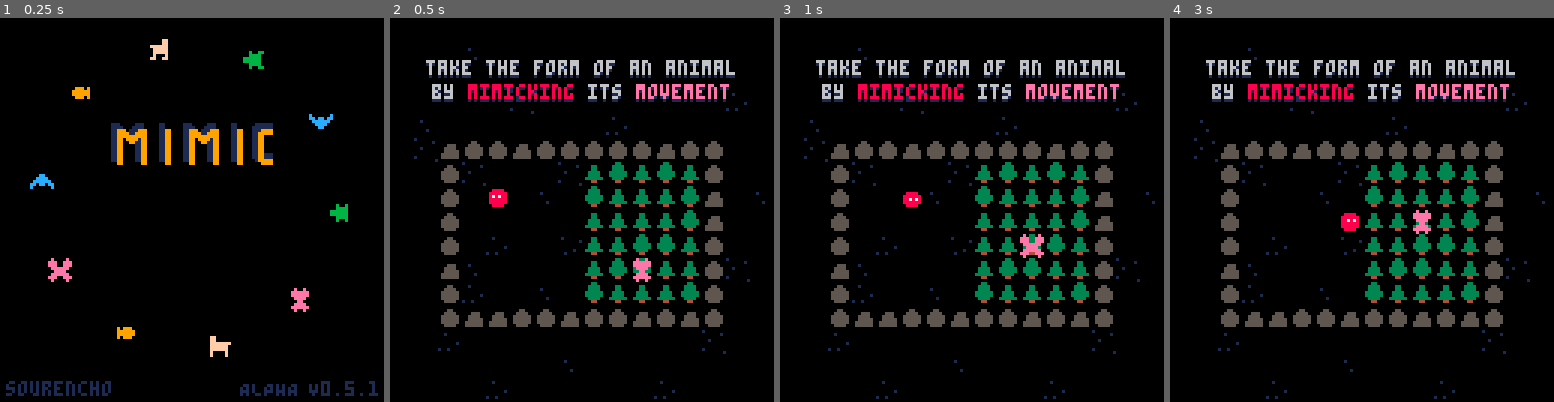
Above: before the commit, frames 1-4 (left to right).
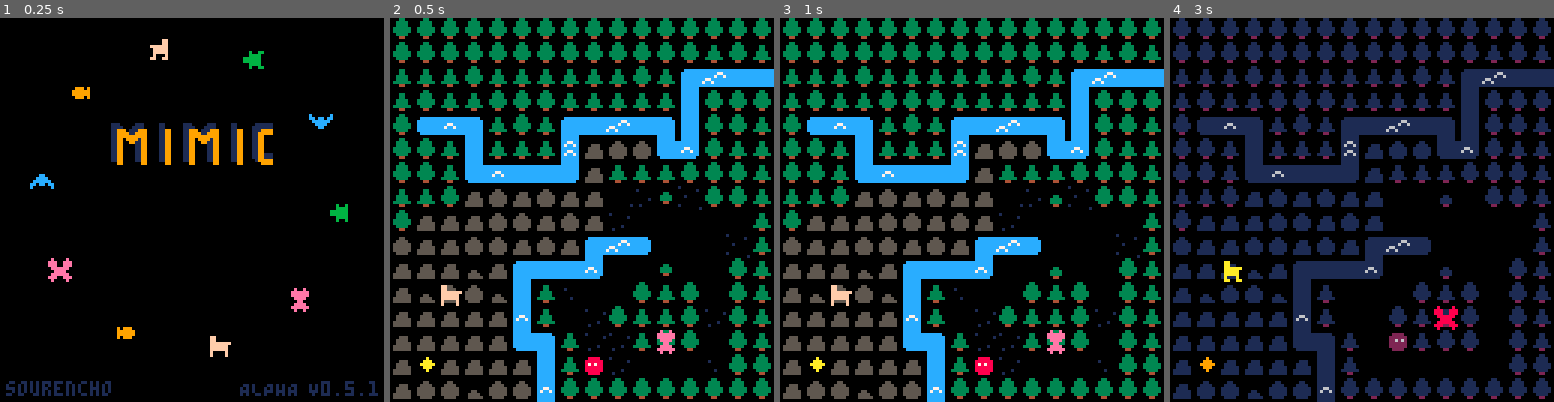
Above: after the commit, the same moments.

Repository: sourencho/mimic
Game: PICO-8 cartridge mimic.p8
Same seed, same stepped clock (60 frames per second), same inputs: the game is played once before the commit and once after it.
Inputs:
- Up to frame 1 (0.25 s): no input
- Up to frame 2 (0.5 s): tap X (X key) at 0.33 s
- Up to frame 3 (1 s): tap O (Z key) at 0.7 s
- Up to frame 4 (3 s): tap X (X key) at 1.07, 1.85, 2.97 s; hold Right 1.6-2.1 s; tap O (Z key) every 0.4 s from 1.7 to 2.9 s; hold Up 2.15-2.42 s; hold Right from 2.47 s (still down)

Frame 1 is identical in both runs. In frame 2, 43% of the frame differs, in the area x 0-100%, y 0-100%; in frame 3, 43%; in frame 4, 45%.

Commit message:
Replace level 6 with something less stuck prone and patch level 8

Diff:
--- a/mimic.p8
+++ b/mimic.p8
@@ -10,10 +10,10 @@
 
 -- SETTINGS
 
-start_level = 0
+start_level = 6
 last_level = 15
 level_count = last_level + 1
-skip_tutorial = false
+skip_tutorial = true
 skip_levels = {4, 7, 9, 13, 14}
 
 tutorial_level = 30
@@ -2273,11 +2273,11 @@
 0004400000044000000440000066660000000000000000000000000000ccccccccccccccccccccc000cccccccccccccccccccc00cccccc000000020001000010
 0000000000000000000000000000000000000000000000000000000000000000000000000cccccc000000000cccccccc00000000000000000000000000000000
 000000000000000010000000000006000000000000000000000000000000000000000000000000000cccccc00cccccc000000000000000000000000000000000
-0000000000100000000000100000666000000000000000000000000000cccccccccccccccccccccc0cccccc00cc77cc00000f0000000a0000000000000000000
-001000000000000000000000000000000000000000000000000000000cccccccccccc77ccccccccc0cccccc00c7cc7c0000fff00000aa0000100000000020000
-000000000000000000100000006600000000000000000000000000000ccc77cccccc7cc7ccc77ccc0cc77cc00cccccc000fffff000aaa0000000020000222000
-000000000000001000000000066660000000000000000000000000000cc7cc7cc77ccccccc7cc7cc0c7cc7c00cc77cc0000fff00000a00000000000000020000
-000010000000000000000000066666600000000000000000000000000ccccccc7cc7cccccccccccc0cccccc00c7cc7c00000f000000000000020000000000000
+0000000000100000000000100000666000000000000000000000000000cccccccccccccccccccccc0cccccc00cc77cc0000030000000a0000000000000000000
+001000000000000000000000000000000000000000000000000000000cccccccccccc77ccccccccc0cccccc00c7cc7c000033300000aa0000100000000020000
+000000000000000000100000006600000000000000000000000000000ccc77cccccc7cc7ccc77ccc0cc77cc00cccccc00033333000aaa0000000020000222000
+000000000000001000000000066660000000000000000000000000000cc7cc7cc77ccccccc7cc7cc0c7cc7c00cc77cc000033300000a00000000000000020000
+000010000000000000000000066666600000000000000000000000000ccccccc7cc7cccccccccccc0cccccc00c7cc7c000003000000000000020000000000000
 000000001001000010000000000000000000000000000000000000000ccccccccccccccccccccccc0cccccc00cccccc000000000000000000000010000000000
 000000000000000000000001000000000000000000000000000000000cccccc000000000000000000cccccc00cccccc000000000000000000000000000000000
 00000000000000000000000000000000000000000000000000000000000000000000000000000000000000000000000000000000000000000000000000000000
@@ -2478,22 +2478,22 @@
 0000000000fd00fffeff0602060400000800000000fffefffeff0602060000000000000000ff00fffe020201000000000000000000ff00000002000000000000081010601010100202020202020280800404244010101002020202020202808001012140101010020202020202028080101010401010100202020202080880a0
 0808080808080808080808080808080802020202020000000800000000000000020202020000000000000000000000000202020200000000000000000000000000000000000000000000000000000000000000000000000000000000000000000000000000000000000000000000000000000000000000000000000000000000
 __map__
-6060606160606060606060606061606041414141414141414141414141414141606161626060606060606060606160604141414141414141414141414141414160606060606060606060606060606060616062616060606061605061606160604241717041414141715050505151505050515150505150576060606051515151
-6071414170426060616061616061606241714161626161704141704141414241606061606060606060616260626060604141414153414153416341414141414160606060606060606060606060616061606160606060606161626150506260604141414160414141414150504150507050504241505151576141714151515151
-6141704141416060607241704261606041416047487849617141414141414141484c60626061606162606060606060604153634143436343436343414153414161616160616161616161606147487848606262606161616260606160505060604141716060617141414171415150425051514141412841576141627041515151
-60714141417160616041616061616160716062574070674960414141414141705157606060406060606060605160606041634063431773637343436343436363616061616261606161616161576060606060616160606060616060515150606171606060606160604141515050505070507041414141717a6161614141425151
-6160606061606061424160606161616041416057414171674c617041417141415167784848496060614748496051606053436363436343436373736343636343487848496115614748784849576060616061616160626260606160504050606061606161616161606041505050505050714141724150415761616147484a5151
-606060606060606141606160606060604141616a49414141576041414141414150515151516a48480758707a51516060634363616160616060606063515150536060615761616157515050676d606161606060606060606161606050505060606160606161606160607151512751505060414141505050576161157a51515151
-60054142417042414170424160604060424141616749417057607160606070415051515151515151516a486c5160606060606061614160616060616351505063606061677948486d5161616160607061606260516060606260515051505151505160606161606160616170505050505060414150505050594848486951515151
-6060606060416060606060606061606041704141606778485860606260606060502750515150505151515151516160606161614141414161606151505051515161616051505150515141714172414161605051516060606060504150505061515151605b49616060616141515050507160505151515151574241415751515151
-616060616041426061606160606060604141414160606060674961606062606051515150515151515150774a51606060606141417241414141424141417241606051515150505150514170414141416160515051424170606051715051506050505051517b6161616160715150504141607051474848486d3541476c50515051
-60606160616041414260606061606060417141416160606160674848790749614142054142515150515157515060156061417241414142414141605150505160615151505051505147784a414141726161605151414141416050415051506051504748486c60417241414160515142416051517a606060514142574150715151
-6260606060606060704160606061606071414170414141416060616160606a48515141414141715147796c51606160615070415141414172416060505150515151515152514748486d4141417241616160605150524141426050415050506050517a60616041416241414160505151416051614b605050507041574241054141
-606060606060616061706060606061604141417141417141414142606060616050517748784848486c515151515060605051415060526041605151515150515151522750525761704141714141416061626050504141414141414150605060605057616071416061606142605051515060616161605050505151575141424160
-4878484960606060604260606160606041414141414141414141416060606060605057605050505151515150505160605150515160416061515151505150515151515151517a61416241414141726161606051274241414142417150605060625057604141416161606041615040515060616161605050505151575161606060
-6060606a484961606041606015606060414241414241414142414161626261606061576060507041515051515160606050505060617261606050505051505051514051515167496142624141714160616260515050610561616151516151506150577005414241156041416150515050606161616150505151514b5160606060
-606161606167496060606060606061604141057041714141414141606161156148486d60616050606051515060606061515060606105616160605127515151515151515151515761056160604141616060615051506060606060626060606161795d487807494141417261616150505060616161616161515151515160604060
-6160616060607a6061606061606060607041414141704141414171417160616160606060606261606160606060606162505050505050505050505050505050505150505250507a6060606060606060606051505061606161616161616161606050576061617a6060616162606160606060606060606060605150515160606060
+6060606160606060606060606061606041414141414141414141414141414141606161626060606060606060606160604141414141414141414141414141414160606060606060606060606060606060616062616060606061605061606160606060606060606060606060606060606050515150505150576060606051515151
+6071414170426060616061616061606241714161626161704141704141414241606061606060606060616260626060604141414153414153416341414141414160606060606060606060606060616061606160606060606161626150506260606060606060606060606060606061606150504241505151576141714151515151
+6141704141416060607241704261606041416047487849617141414141414141484c60626061606162606060606060604153634143436343436343414153414161616160616161616161606147784a61606262606161616260606160505060606161616061616161616160614778484851514141412841576141627041515151
+60714141417160616041616061616160716062574070674960414141414141705157606060406060606060605160606041634063431773637343436343436363616061616260606161616161576060606060616160606060616060515150606161606161606060616161616157606060507041414141717a6161614141425151
+6160606061606061424160606161616041416057414171674c6170414171414151677848484960606147484960516060534363634363434363737363436363434878484961606147487848495760606160616161606262606061605040506060605b7949616061474878484957606061714141724150415761616147484a5151
+606060606060606141606160606060604141616a49414141576041414141414150515151516a48480758707a5151606063436361616061606060606351515053606061576161617b515050676d60616160606060606060616160605050506060606061576161617b515050676d60616160414141505050576161157a51515151
+60054142417042414170424160604060424141616749417057607160606070415051515151515151516a486c5160606060606061614160616060616351505063606061677948486c516161616060606160626051606060626051505150515150606061677948486c516161616060606160414150505050594848486951515151
+6060606060416060606060606061606041704141606778485860606260606060502750515150505151515151516160606161614141414161606151505051515161616051505150515151716272606061605051516060606060504150505061516161605150515051514171627260606160505151515151574241415751515151
+616060616041426061606160606060604141414160606060674961606062606051515150515151515150774a5160606060614141724141414142414141724160605151515050515051517041414141616051505142417060605171505150605060515151505051505142414141414161607051474848486d3541476c50515051
+60606160616041414260606061606060417141416160606160674848790749614142054142515150515157515060156061417241414142414141605150505160615151505051505147784a414141726161605151414141416050415051506051505151505051505147784a41414172616051517a606060514142574150715151
+6260606060606060704160606061606071414170414141416060616160606a48515141414141715147796c51606160615070415141414172416060505150515151515152514748486d414162414160616060515052414142605041505050605051515152514748486d414162414160616051614b605050507041574241054141
+606060606060616061706060606061604141417141417141414142606060616050517748784848486c515151515060605051415060526041605151515150515151522750525761704141606160416061626050504141414141414150605060605152275052576170414160616041606160616161605050505151575141424160
+4878484960606060604260606160606041414141414141414141416060606060605057605050505151515150505160605150515160416061515151505150515151515151517a614142606161604260616060512742414141424171506050606251515151517a6141426061616042606160616161605050505151575161606060
+6060606a484961606041606015606060414241414241414142414161626261606061576060507041515051515160606050505060617261606050505051505051514051515167496142426115604160616260515050610561616151516151506151515151516749614242611560416061606161616150505151514b5160606060
+606161606167496060606060606061604141057041714141414141606161156148486d606160506060515150606060615150606061056161606051275151515151515151515157610542414141416060606150515060606060606260606061615140515151515761054241414170606060616161616161515151515160604060
+6160616060607a6061606061606060607041414141704141414171417160616160606060606261606160606060606162505050505050505050505050505050505150505250507a606060606060606060605150506160616161616161616160605150505250507a60606060606060606060606060606060605150515160606060
 4141414141414141414141414141414160606060606060606060606060606060606062616161605050437343736373634141414141414141414141414141414141414150514141414141414170504141616060605051505150576070414161615050505050505050505050505050505043637363634363736363437363736373
 41414141424141414041414241414141606060606060606060606060606160616177484878484848077948484c436363417041414141414171414141414141414170414105704150424141414241514160606160605051514e7a6161424748795041414141414141414141414141415073737363736343736363437363636363
 417041414141424363437241414141416161616061616161616160614748784861574171637350734343505067484973414141417e4141414141416f4141414141514141414141514141415241414171616161606051515e6e576161617b6061504141414141414141414141414141504373637342414141417241727363636e
@@ -2502,7 +2502,7 @@
 424141414373636351504363434141416060615761616157515050676d6061616157707160626060515050504363577372415050505050505050505050504141415251505e6e512751507e4f52504141606167487948496e5e6e6e7e4f7a60715041414141414141414141414141415061616141776c4241417167496f5f6e6e
 41414141636343515050517373414141606061677948486d51616161606070616157414160606060606050505043576141415005726060606e6f7e5e7e504141506e7e51514e7e4e7e6f6e51505172416060616061606778496e6e6e6f6749605041414141417373734e4e414141415060606141576051417051617b4f7e6f5e
 4141417351525151515150515263414261616051505150515141714172414161617a414171616161616160515151576141415071416060605f7e6e7e6e50417042514e7e516f6f6e6f6e5f507e4e51416060724141706060577e4e6e6e6e674c5041414141187373734e4e41414141506161614157504041414050575e6e6f7e
-414152515151515152515151515052516051515150505150514170414141416161576041414160606161412841707b6241415041706060607e6e5e6e405041414150515e7e5f7e6e4e6f7e4e6e5041416161416151417151576f4f6e7e6e6f575041414141417373414e4e4141414150616060417b60506f7e516057197e5f6f
+414152605151515152515151515052516051515150505150514170414141416161576041414160606161412841707b6241415041706060607e6e5e6e405041414150515e7e5f7e6e4e6f7e4e6e5041416161416151417151576f4f6e7e6e6f575041414141417373414e4e4141414150616060417b60506f7e516057197e5f6f
 51505161616061616061616061515151615151505051505147784a41414172616157604141414160614141414160576041415070726015606e096e6f7e504141417151506e7e5f707e5f6e505070414160604160515241476d7e096f6e47486c5060514141414e4e4e4e4e4141414150606051415751607e7e6151574f6e7e5f
 5151606142414170414141706061606151515152514748486d41414172416161607a6061714141426041414160615761704150505050505050505050505041415142515f7e407e6e6e7e7e505142414160617161504172577e4e7e6e6e7b616050605141414e5f5e5f4e5f414141415061615152674c517e6f51476d7e6f6f4f
 505061414162414141424170416161615152275052576170414171414141606162576061714141424242524748486d62414141414141414141414141414141414150515e7e6f7e096e6f6f7e5141507160604115275151576f6e406f6e57614150605141414e5e5f5e4e41414141415061615142504b607e6f614b516e7e7e50
